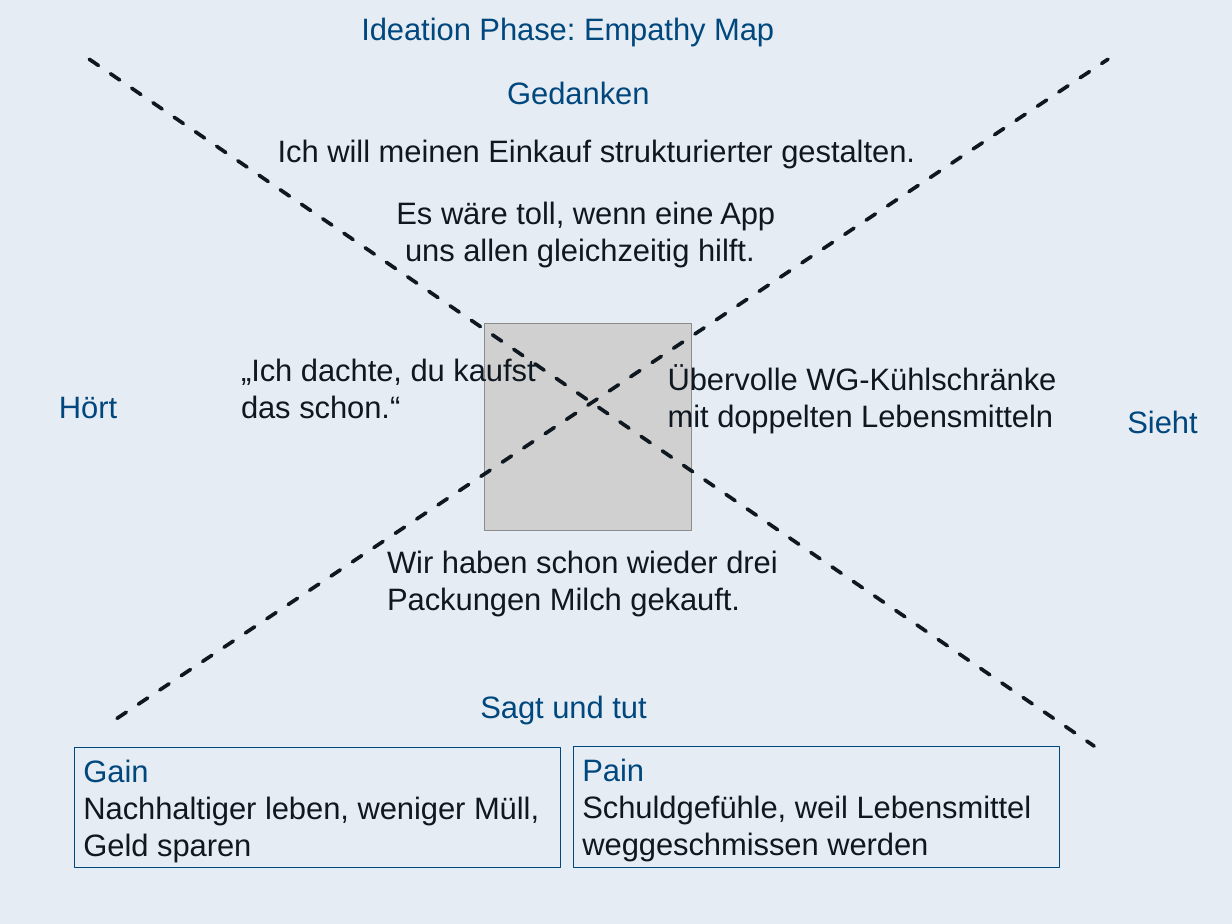
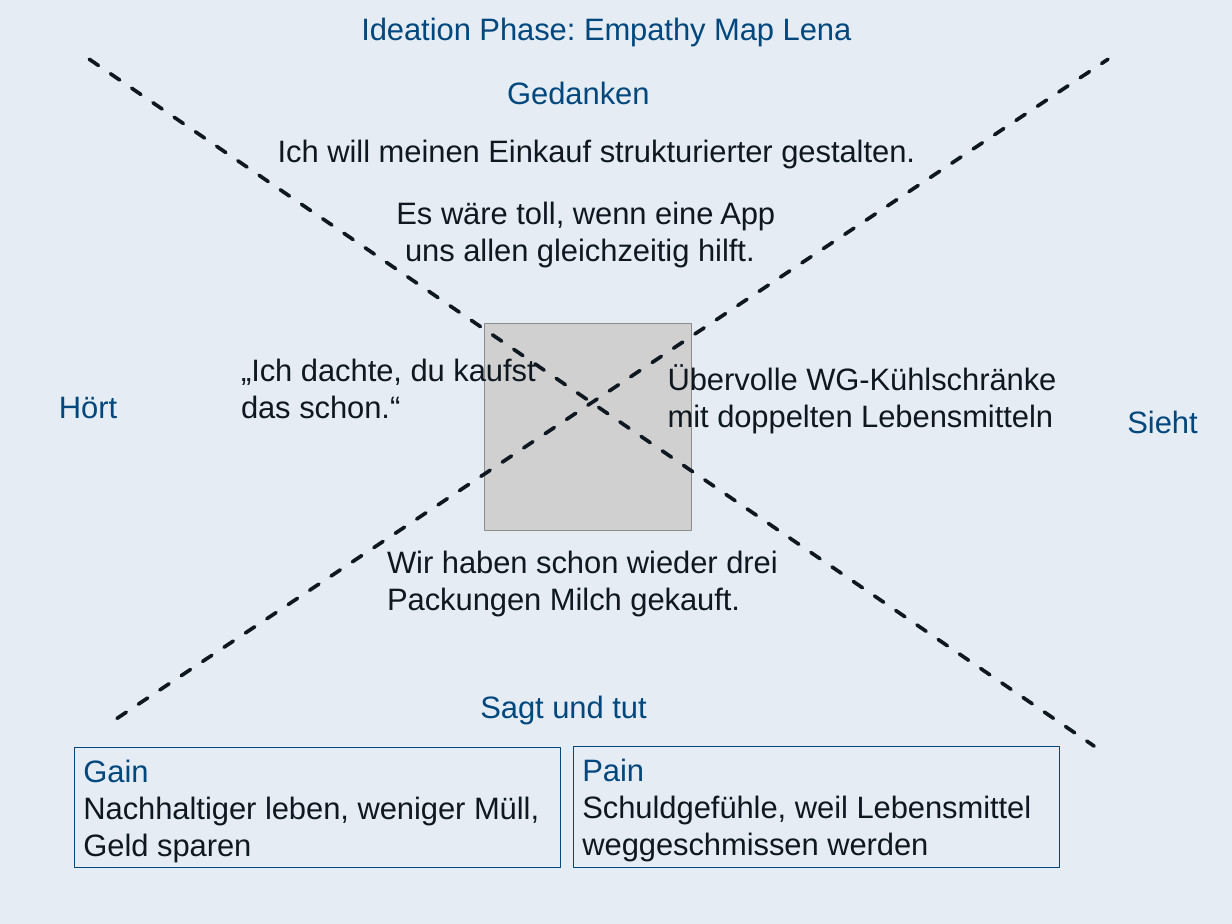
Before and after one commit to BS-Portfolio/DotShoppingList, a slide deck: slide 1 of Docs/Empathy Map Aktuell.pptx. Drawn at 1232x924 pixels with LibreOffice and Linux fonts; fonts in the diff are those of the drawing; grey boxes stand for pictures; background and template pictures are left out. Boxes give left, top, right and bottom in pixels: in the first picture for what was removed or moved away, otherwise in the second. Text is boxed around its words. In the diff, an @@ line names an element or a change of style, - is before the commit and + after.

Commit message:
Develop
Empathy Map

```diff
--- a/Docs/Empathy Map Aktuell.pptx
+++ b/Docs/Empathy Map Aktuell.pptx
@@ text at (361, 17, 852, 46): text changed @@
-Ideation Phase: Empathy Map
+Ideation Phase: Empathy Map Lena
```
Also in this commit, not shown: 1 other slide changed.
